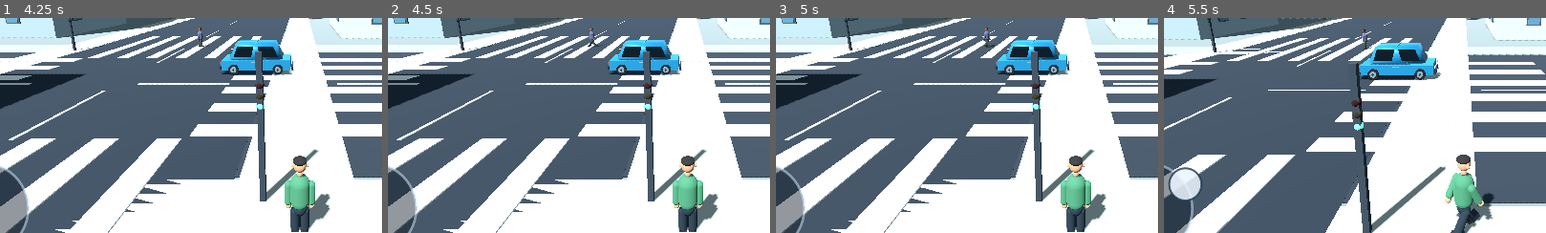
Above: before the commit, frames 1-4 (left to right).
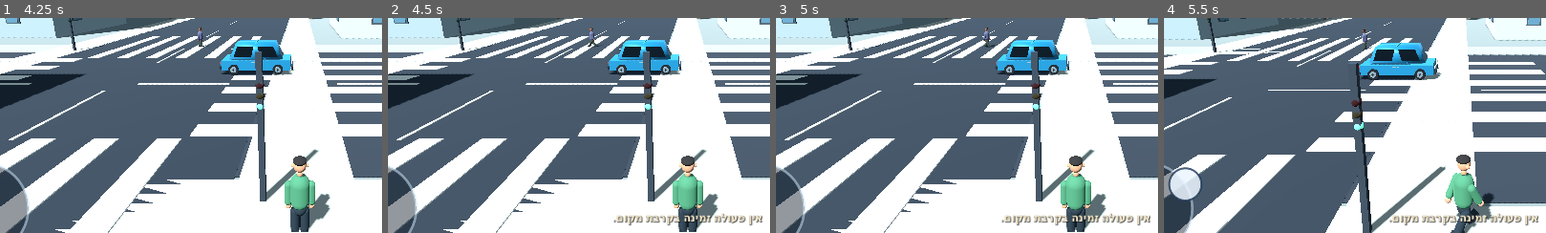
Above: after the commit, the same moments.

Repository: a332150176-dev/METRO-THE-CITY
Game: Godot game, scene res://scenes/main.tscn
The game is run twice, just before and just after one commit, with the same random seed, the same clock (stepped at 60 frames per second) and the same inputs.
Inputs (mouse positions are % of the whole screen's width and height, from its top left):
- Up to frame 1 (4.25 s): click "נועם — המאוזן" at 0.5 s; click "ליאור — הזריז" at 1.25 s; click "עמית — החזק" at 2 s; click "כניסה לעיר" at 2.75 s; click "ריצה" at 3.5 s
- Up to frame 2 (4.5 s): click "פעולה" at 4.25 s
- Up to frame 3 (5 s): no input
- Up to frame 4 (5.5 s): drag from (9, 85) to (60, 28) at 5.02 s
The pictures show only the part of the screen within x 11-61%, y 41-91%; the shares and areas given below are measured in that part.

Frame 1 is identical in both runs. In frame 2, 1.1% of the frame differs, in the area x 59-98%, y 90-97%; in frame 3, 1.1%; in frame 4, 1.1%.

Commit message:
Integrate store entry, purchases and interior simulation mode

Diff:
--- a/scripts/main.gd
+++ b/scripts/main.gd
@@ -7,6 +7,7 @@
 const PLAYER_SCRIPT := preload("res://scripts/player_controller.gd")
 const HUD_SCRIPT := preload("res://scripts/game_hud.gd")
 const MISSION_SCRIPT := preload("res://scripts/mission_manager.gd")
+const STORE_SCRIPT := preload("res://scripts/store_system.gd")
 
 var road_network: RoadNetwork
 var traffic_controller: TrafficController
@@ -15,6 +16,7 @@
 var active_vehicle: TrafficCar
 var hud: GameHUD
 var mission_manager: MissionManager
+var store_system: StoreSystem
 
 func _ready() -> void:
 	_ensure_input_actions()
@@ -30,6 +32,11 @@
 	add_child(city)
 	city.build_city(traffic_controller)
 
+	store_system = STORE_SCRIPT.new()
+	store_system.name = "InteractiveStores"
+	add_child(store_system)
+	store_system.store_state_changed.connect(_on_store_state_changed)
+
 	traffic_manager = TRAFFIC_SCRIPT.new()
 	traffic_manager.name = "CityTraffic"
 	add_child(traffic_manager)
@@ -42,12 +49,15 @@
 	hud.show_character_selection()
 	GameState.money_changed.connect(hud.set_money)
 	GameState.reputation_changed.connect(hud.set_reputation)
+	store_system.status_changed.connect(_on_store_status_changed)
 
 func _process(_delta: float) -> void:
 	if hud == null or player == null:
 		return
 	if active_vehicle != null and is_instance_valid(active_vehicle):
 		hud.set_action_label("יציאה מהרכב")
+	elif store_system != null and not store_system.get_action_label().is_empty():
+		hud.set_action_label(store_system.get_action_label())
 	elif _nearest_vehicle() != null:
 		hud.set_action_label("כניסה לרכב")
 	else:
@@ -85,6 +95,7 @@
 	player.name = "Player"
 	add_child(player)
 	player.configure(character_id)
+	store_system.configure(player)
 	player.global_position = Vector3(-65.0, 0.05, -65.0)
 
 	hud.show_gameplay()
@@ -127,6 +138,8 @@
 			mission_manager.vehicle = null
 		active_vehicle = null
 		return
+	if store_system != null and store_system.try_interact():
+		return
 	var nearby := _nearest_vehicle()
 	if nearby != null:
 		active_vehicle = nearby
@@ -134,7 +147,20 @@
 			mission_manager.vehicle = active_vehicle
 		active_vehicle.enter_vehicle(player, hud.get_joystick())
 	else:
-		player.request_interaction()
+		hud.set_context_message("אין פעולה זמינה בקרבת מקום.")
+
+func _on_store_state_changed(is_inside: bool) -> void:
+	if traffic_manager != null:
+		traffic_manager.visible = not is_inside
+		traffic_manager.process_mode = Node.PROCESS_MODE_DISABLED if is_inside else Node.PROCESS_MODE_INHERIT
+	if mission_manager != null:
+		mission_manager.process_mode = Node.PROCESS_MODE_DISABLED if is_inside else Node.PROCESS_MODE_INHERIT
+	if hud != null:
+		hud.set_interior_mode(is_inside)
+
+func _on_store_status_changed(message: String) -> void:
+	if hud != null:
+		hud.set_context_message(message)
 
 func _ensure_input_actions() -> void:
 	_add_key_action("move_forward", KEY_W)
